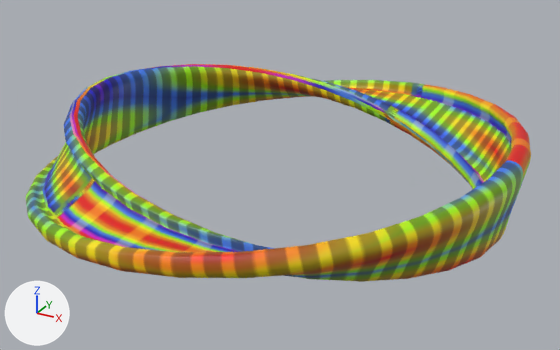
One commit to the Blender file Mesh/raceway 3.blend: the scene before it, then after it.
Before and after are seen from a 50 mm lens placed at (105.2, -201.5, 92.8), pointed at (-3.8, -3.2, -6.4). The lights are fixed; the arrows at lower left show +X, +Y and +Z. The first picture is the older version.

The older version as bpy lines, for what is in view:
```python
mat_outside = principled_material('Outside')
mat_outside.texture = img_fake_mobius_1
mat_track = principled_material('track')
mat_track.texture = img_fake_mobius_1
me_béziercircle_002 = bpy.data.meshes.new('BézierCircle.002')
me_béziercircle_002.from_pydata(...)  # 192 vertices, 192 faces; spans x -1.05..1.04, y -1.16..1.16, z -0.21..0.2
me_béziercircle_002.polygons.foreach_set('use_smooth', [True] * 192)
# faces by material slot: [160, 32]
me_béziercircle_002.materials.append(mat_outside)  # picture img_fake_mobius_1
me_béziercircle_002.materials.append(mat_track)  # picture img_fake_mobius_1
ob_raceway_3 = bpy.data.objects.new('Raceway 3', me_béziercircle_002)
ob_raceway_3.location = (-4.9, 0.0, 0.0)
ob_raceway_3.scale = (78.5, 78.5, 78.5)
_m = ob_raceway_3.modifiers.new('Subdivision', 'SUBSURF')
_m.levels = 3
```
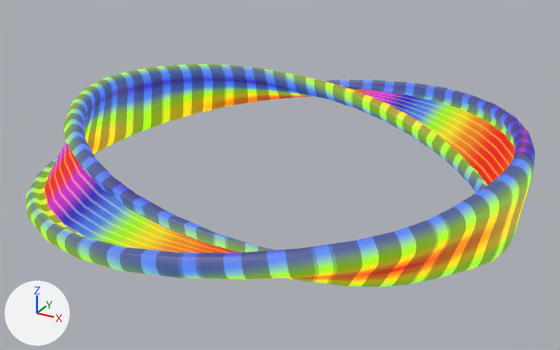
What changed in the scene script:
```text
Change mat_outside:
    where n0 = _N.new('ShaderNodeBsdfPrincipled'); n0.name = 'Principled BSDF'
    add n0.inputs[0].default_value = (0.0574, 0.0295, 0.0128, 1.0)  # 'Base Color', brown #44301e
    add n0.inputs[28].default_value = 1.0  # 'Emission Strength'
    where n2 = _N.new('ShaderNodeTexImage'); n2.name = 'Image Texture'
    add n2.interpolation = 'Closest'
    remove _L.new(n2.outputs[0], n0.inputs[0])  # 'Color' to 'Base Color'
    add _L.new(n2.outputs[0], n0.inputs[27])  # 'Color' to 'Emission Color'
Change mat_track:
    where n0 = _N.new('ShaderNodeBsdfPrincipled'); n0.name = 'Principled BSDF'
    add n0.inputs[0].default_value = (0.0, 0.0, 0.0, 1.0)  # 'Base Color', black #000000
    add n0.inputs[28].default_value = 1.0  # 'Emission Strength'
    where n2 = _N.new('ShaderNodeTexImage'); n2.name = 'Image Texture'
    add n2.interpolation = 'Closest'
    remove _L.new(n2.outputs[0], n0.inputs[0])  # 'Color' to 'Base Color'
    add _L.new(n2.outputs[0], n0.inputs[27])  # 'Color' to 'Emission Color'
Change me_béziercircle_002:
    used by ob_raceway_3; location = (-4.9, 0.0, 0.0); scale = (78.5, 78.5, 78.5)
    remove me_béziercircle_002.from_pydata(...)  # 192 vertices, 192 faces; spans x -1.05..1.04, y -1.16..1.16, z -0.21..0.2
    add me_béziercircle_002.from_pydata(...)  # 216 vertices, 216 faces; spans x -1.05..1.04, y -1.16..1.16, z -0.21..0.2
    me_béziercircle_002 part 1
    24 faces are deleted
    24 vertices are added at x 0.77..0.91, y -0.39..-0.28, z -0.18..0.14
    40 new faces join them, mat_outside
    8 new faces join them, mat_track
    me_béziercircle_002 part 2: 168 kept faces spanning x -1.05..1.04, y -1.16..1.16, z -0.21..0.2 get new texture (UV) coordinates
```

Location of each change, (x1, y1, x2, y2) in pixels of the pictures (560 x 350 px):
'Raceway 3', recoloured, reshaped: before (25, 64, 531, 282); after (25, 64, 535, 287)
part 1 of me_béziercircle_002, built on: before (362, 161, 523, 282); after (347, 155, 534, 287)
part 2 of me_béziercircle_002, surface changed: (25, 64, 531, 281) in both
